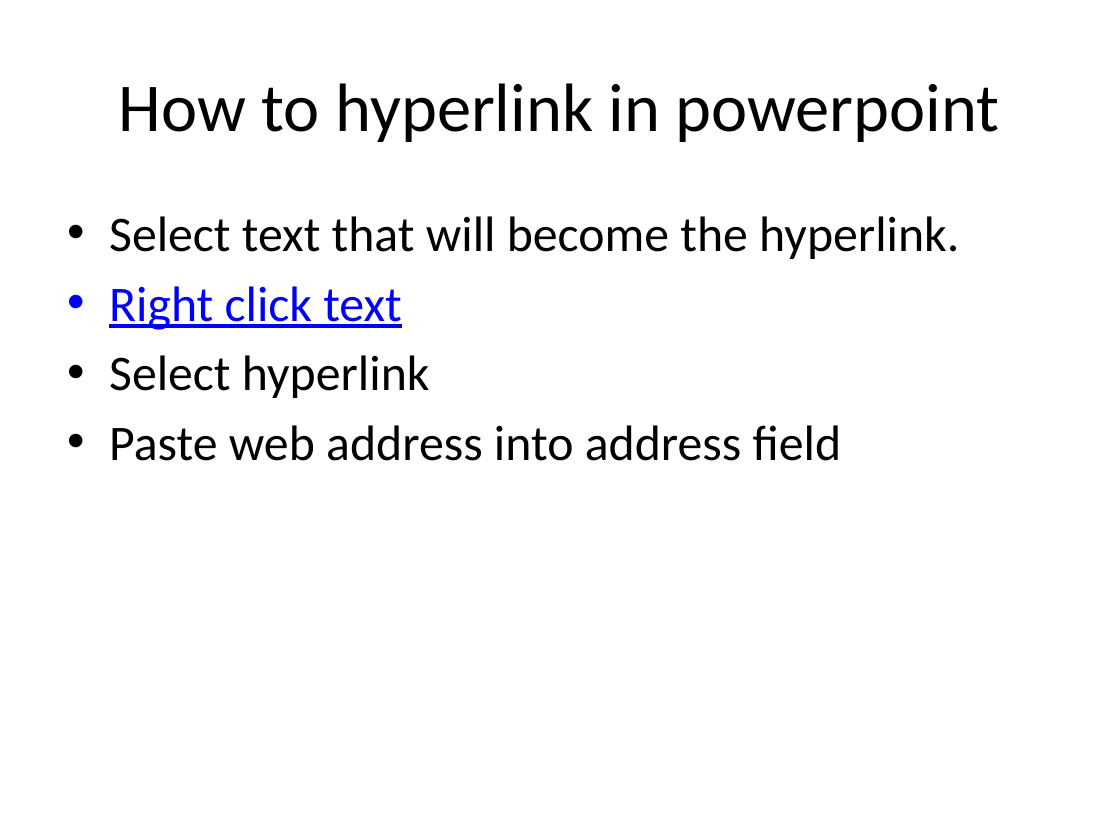
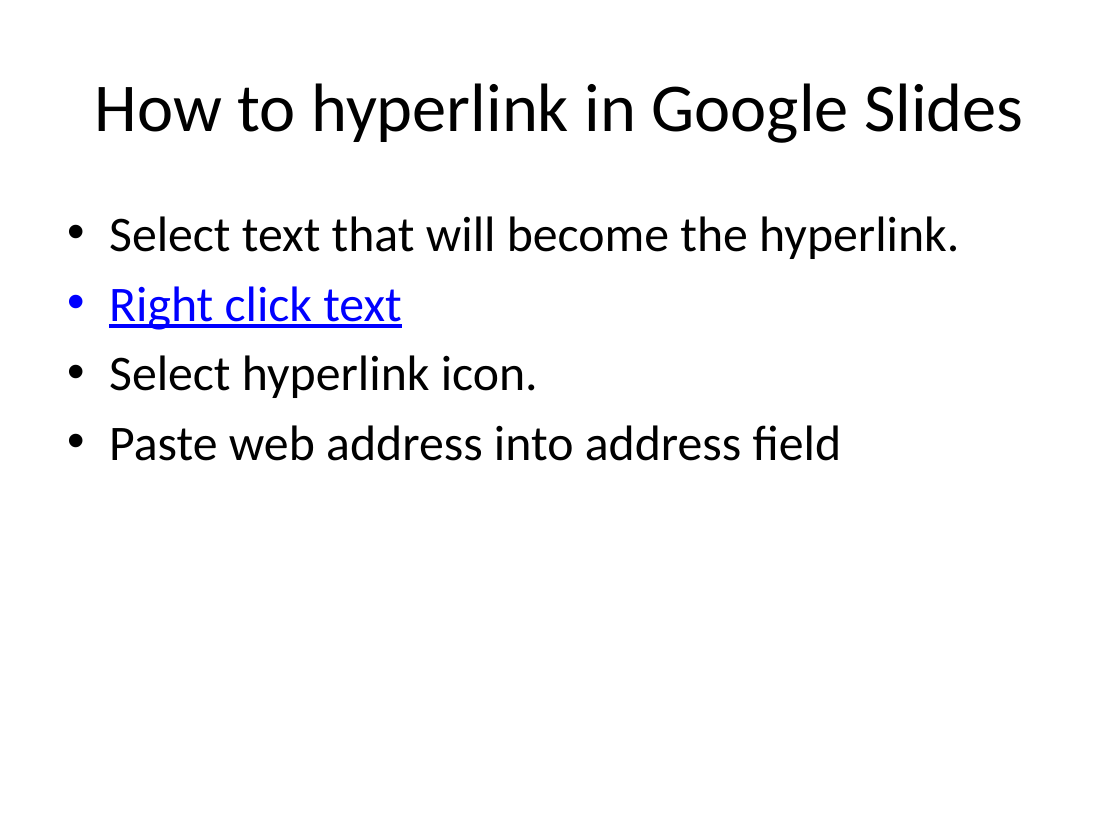
Before and after one commit to arhswebdesign/arhswebdesign.github.io, a slide deck: slide 9 of powerpoint/Web Site evaluation.pptx. Drawn at 1120x840 pixels with LibreOffice and Linux fonts; fonts in the diff are those of the drawing. Boxes give left, top, right and bottom in pixels: in the first picture for what was removed or moved away, otherwise in the second. Text is boxed around its words. In the diff, an @@ line names an element or a change of style, - is before the commit and + after.

```diff
--- a/powerpoint/Web Site evaluation.pptx
+++ b/powerpoint/Web Site evaluation.pptx
@@ title at bbox=[95, 83, 1023, 143]: text changed @@
-How to hyperlink in powerpoint
+How to hyperlink in Google Slides
@@ text at bbox=[109, 355, 538, 398]: text changed @@
-• Select hyperlink
+• Select hyperlink icon.
```
Also in this commit, not shown: 5 other slides changed.
